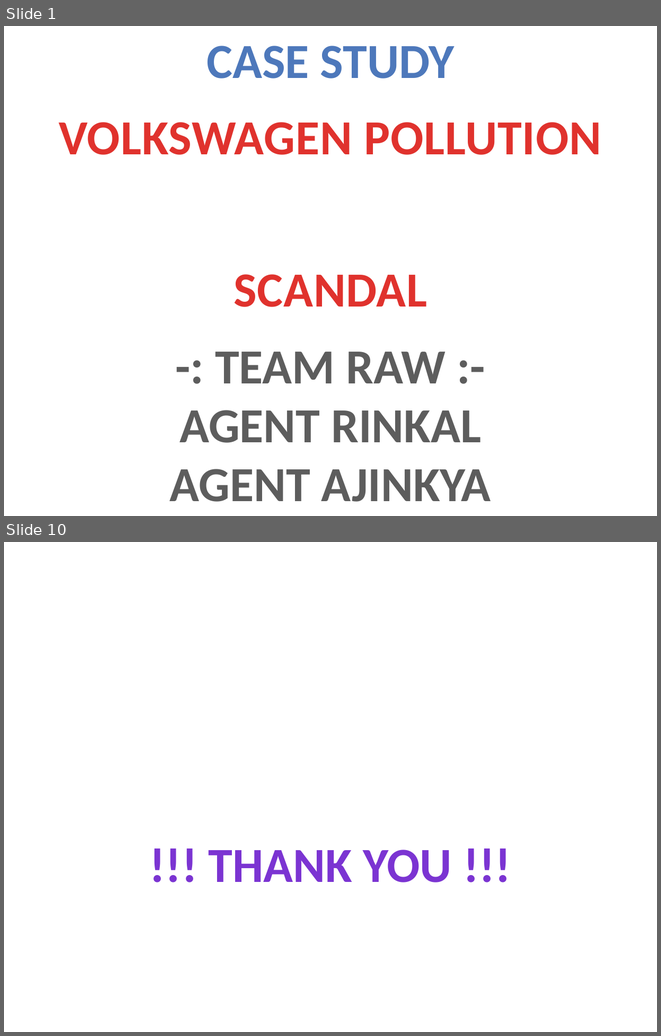
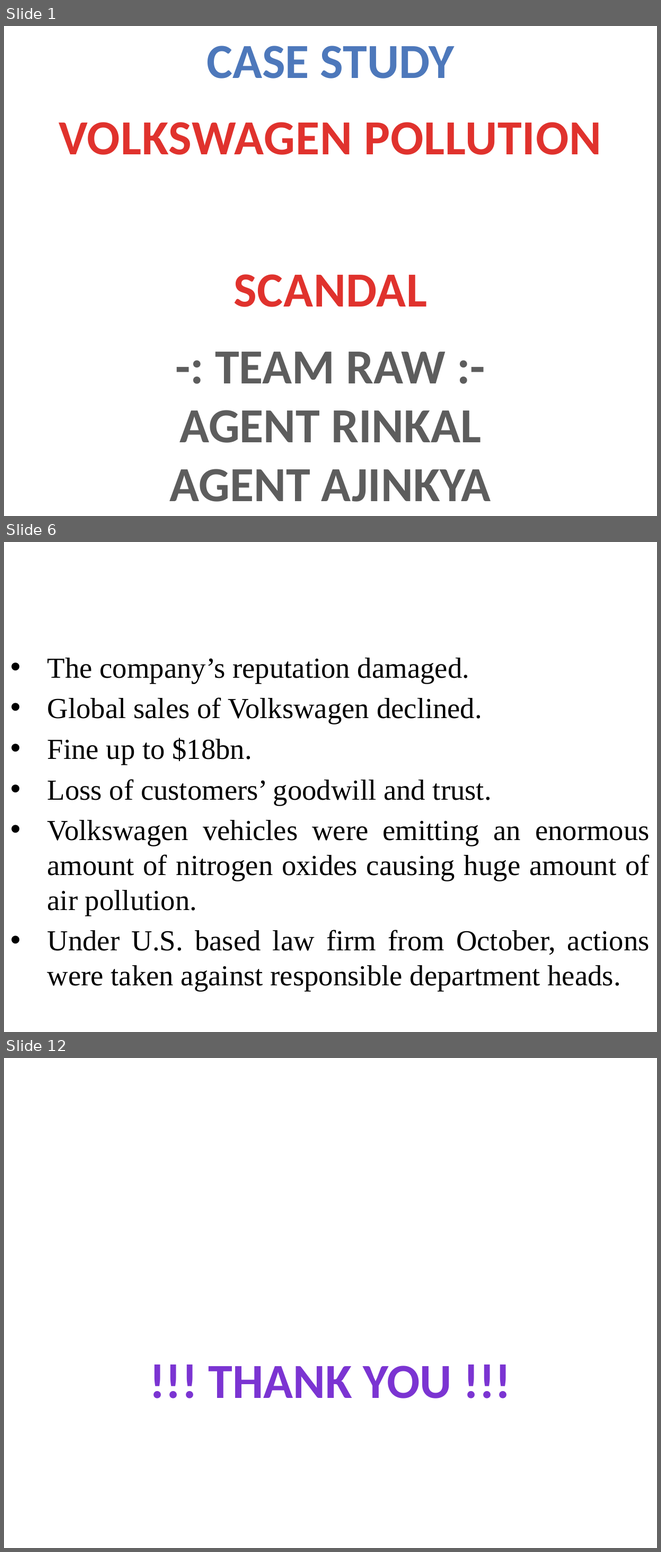
Before and after one commit to ajinkyabedekar/Case-Study, a slide deck: CASE STUDY VOLKSWAGEN POLLUTION SCANDAL.pptx. Shown one above the other, each under a label of ours: slides 1 and 10 before the commit, slides 1, 6 and 12 after it; the slides between them are not shown. The pictures are 661x1036 and 661x1552 pixels, drawn with LibreOffice and Linux fonts; fonts in the diff are those of the drawing; background and template pictures are left out. Boxes give left, top, right and bottom in pixels: in the first picture for what was removed or moved away, otherwise in the second. Text is boxed around its words. In the diff, an @@ line names an element or a change of style, - is before the commit and + after.

```diff
--- a/CASE STUDY VOLKSWAGEN POLLUTION SCANDAL.pptx
+++ b/CASE STUDY VOLKSWAGEN POLLUTION SCANDAL.pptx
@@ slide 6 added at (4,542,657,1032), background picture (left out) @@
@@ title added at (4,542,657,647), 44 pt, text #FFFFFF @@
+EFFECTS OF CASE
@@ subtitle added at (47,658,650,991), 32 pt, text #000000 @@
+• The company’s reputation damaged.
+• Global sales of Volkswagen declined.
+• Fine up to $18bn.
+• Loss of customers’ goodwill and trust.
+• Volkswagen vehicles were emitting an enormous amount of nitrogen oxides causing huge amount of air pollution.
+• Under U.S. based law firm from October, actions were taken against responsible department heads.
@@ what was slide 10 is now slide 12 @@
```
Also in this commit, not shown: 7 slides changed, 2 other slides added, 1 slide removed, 7 other files.
